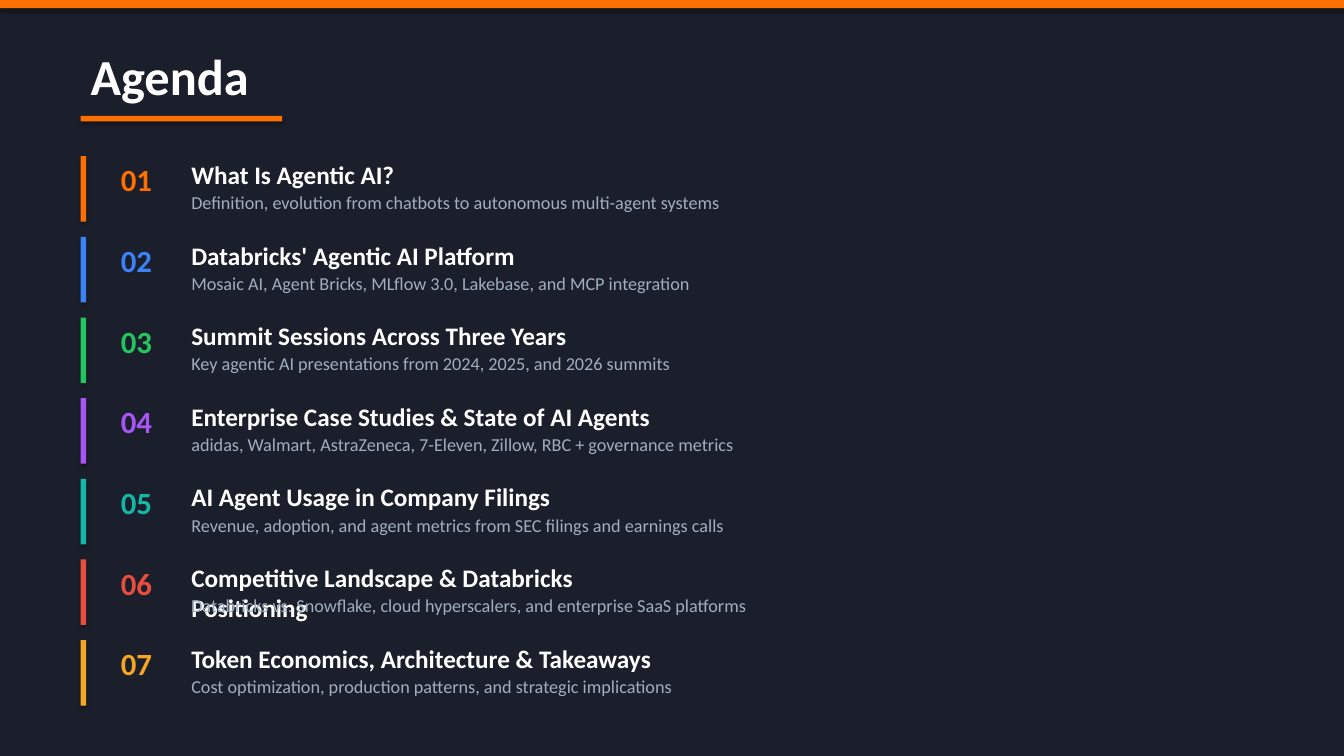
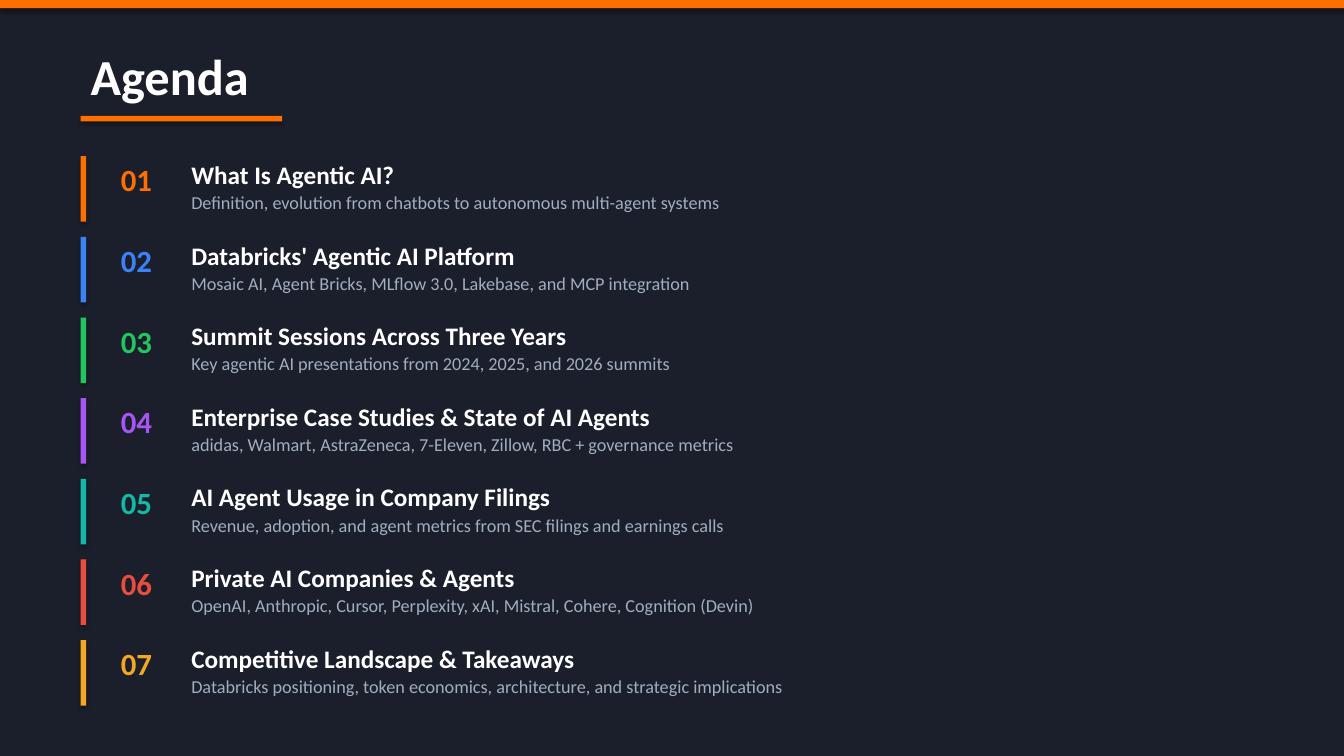
Before and after one commit to ms4674/Equity-research, a slide deck: slide 2 of agentic_ai_databricks_presentation.pptx. Drawn at 1344x756 pixels with LibreOffice and Linux fonts; fonts in the diff are those of the drawing. Boxes give left, top, right and bottom in pixels: in the first picture for what was removed or moved away, otherwise in the second. Text is boxed around its words. In the diff, an @@ line names an element or a change of style, - is before the commit and + after.

```diff
--- a/agentic_ai_databricks_presentation.pptx
+++ b/agentic_ai_databricks_presentation.pptx
@@ text at (191,569,515,592): text changed @@
-Competitive Landscape & Databricks Positioning
+Private AI Companies & Agents
@@ text at (191,599,753,615): text changed @@
-Databricks vs. Snowflake, cloud hyperscalers, and enterprise SaaS platforms
+OpenAI, Anthropic, Cursor, Perplexity, xAI, Mistral, Cohere, Cognition (Devin)
@@ text at (191,650,574,672): text changed @@
-Token Economics, Architecture & Takeaways
+Competitive Landscape & Takeaways
@@ text at (191,680,782,696): text changed @@
-Cost optimization, production patterns, and strategic implications
+Databricks positioning, token economics, architecture, and strategic implications
```
Also in this commit, not shown: 1 other slide changed, 4 slides added, 1 other file.
